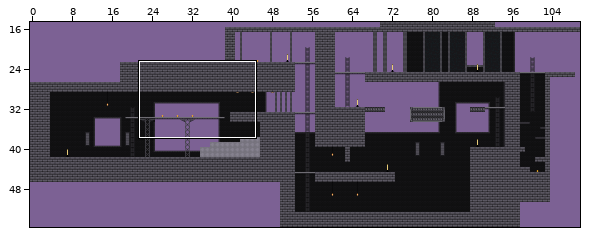
An edit to a level. Tiled map, android/assets/data/levels/level0.tmx. Above: a wide view before the commit, with the close-up outlined.
Close-up. Before the edit:
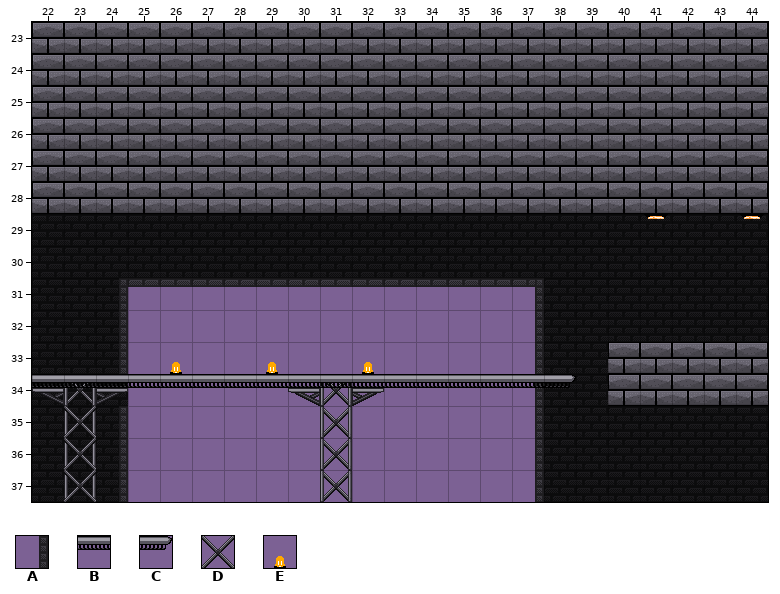
Cells are 32x32 px. Shown: x 22..44, y 23..37. Not drawn, because the pictures are missing: unchanged layer "lights".
Key: from "greyscitiles": A 9, B 52, C 53, D 68, E 142.
_ is an empty cell.
Layers that did not change in this view are not listed.
Layer "vert edgeplatform" before, first column x 22:
23 _______________________
24 _______________________
25 _______________________
26 _______________________
27 _______________________
28 _______________________
29 _______________________
30 _______________________
31 _______________________
32 __A____________________
33 __A____________________
34 BBBBBBBBBBBBBBBBC______
35 _DA____________________
36 _DA____________________
37 _DA____________________
New version:
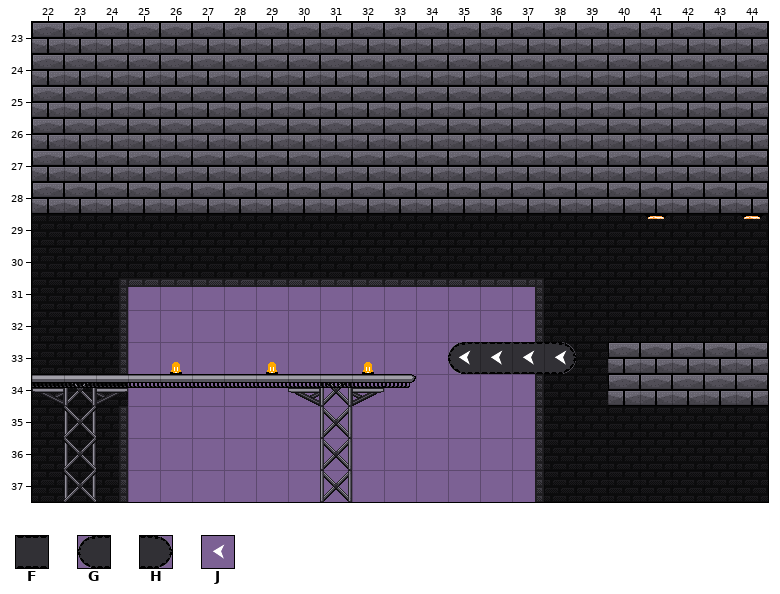
Further tiles: from "greyscitiles": F 80, G 96, H 112, J 128.
What changed:
Layer "vert edgeplatform":
y 34: x 33..38 BBBBBC -> C_____
Layer "animlayer":
y 33: x 35..38 ____ -> GFFH
Layer "horizedge":
y 33: x 35..38 ____ -> JJJJ
